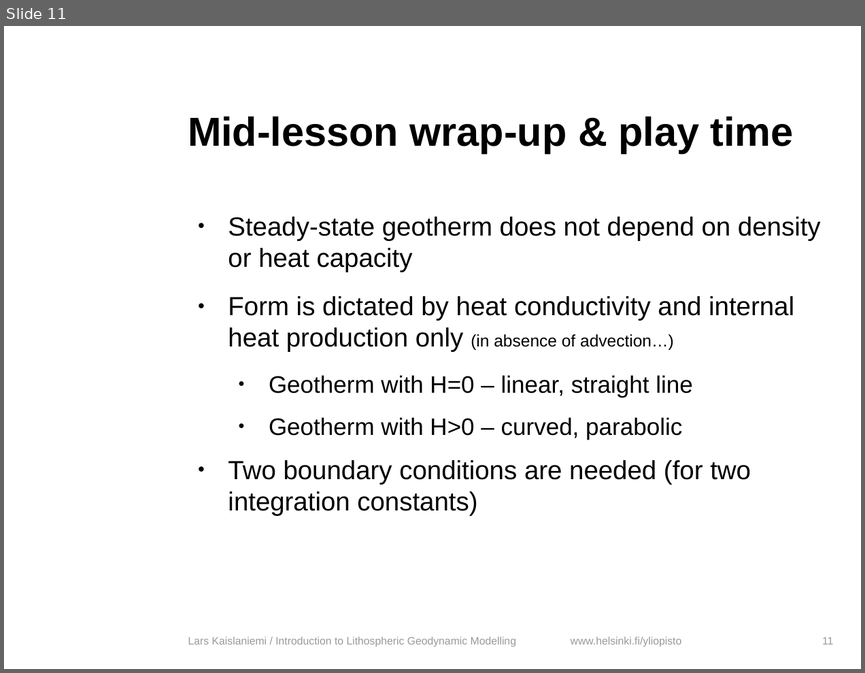
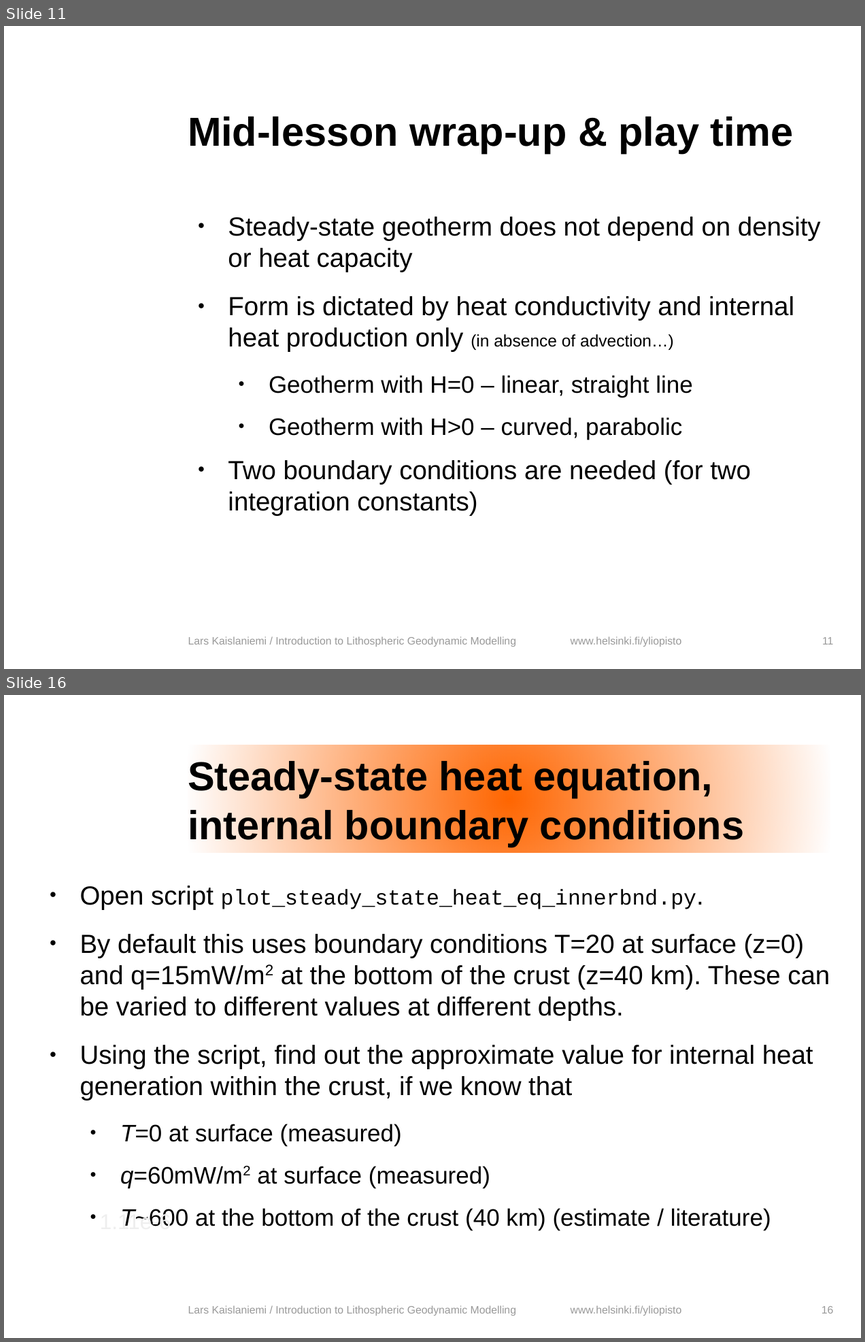
Before and after one commit to HUGG/NGWM2016-modelling-course, a slide deck: Lessons/03-Analytical-solutions-heat-transfer/heat_transfer_analytical.odp. Shown one above the other, each under a label of ours: slide 11 before the commit, slides 11 and 16 after it; the slides between them are not shown. The pictures are 865x673 and 865x1342 pixels, drawn with LibreOffice and Linux fonts; fonts in the diff are those of the drawing; background and template pictures are left out. Boxes give left, top, right and bottom in pixels: in the first picture for what was removed or moved away, otherwise in the second. Text is boxed around its words. In the diff, an @@ line names an element or a change of style, - is before the commit and + after.

Commit message:
New scripts. Lesson 03 unfinished.

```diff
--- a/Lessons/03-Analytical-solutions-heat-transfer/heat_transfer_analytical.odp
+++ b/Lessons/03-Analytical-solutions-heat-transfer/heat_transfer_analytical.odp
@@ slide 16 added at bbox=[4, 695, 861, 1338], background #FFFFFF; not listed: 1 template element that a slide beside it also shows @@
@@ title added at bbox=[188, 745, 830, 852], fill gradient #FF6600, 34 pt, text #000000, bold @@
+Steady-state heat equation, internal boundary conditions
@@ text added at bbox=[80, 885, 830, 1226], 22 pt, text #000000 @@
+● Open script plot_steady_state_heat_eq_innerbnd.py.
+● By default this uses boundary conditions T=20 at surface (z=0) and q=15mW/m2 at the bottom of the crust (z=40 km). These can be varied to different values at different depths.
+● Using the script, find out the approximate value for internal heat generation within the crust, if we know that
+  ● T=0 at surface (measured)
+  ● q=60mW/m2 at surface (measured)
+  ● T~600 at the bottom of the crust (40 km) (estimate / literature)
@@ text added at bbox=[100, 1212, 171, 1226], 18 pt, text #EEEEEE @@
+1.11e-6
@@ text added at bbox=[188, 1305, 516, 1315], 9 pt, text #999999 @@
+Lars Kaislaniemi / Introduction to Lithospheric Geodynamic Modelling
@@ page number added at bbox=[821, 1306, 834, 1313], 9 pt, text #999999 @@
+16
```
Also in this commit, not shown: 11 slides changed, 6 other slides added, 3 other files.
